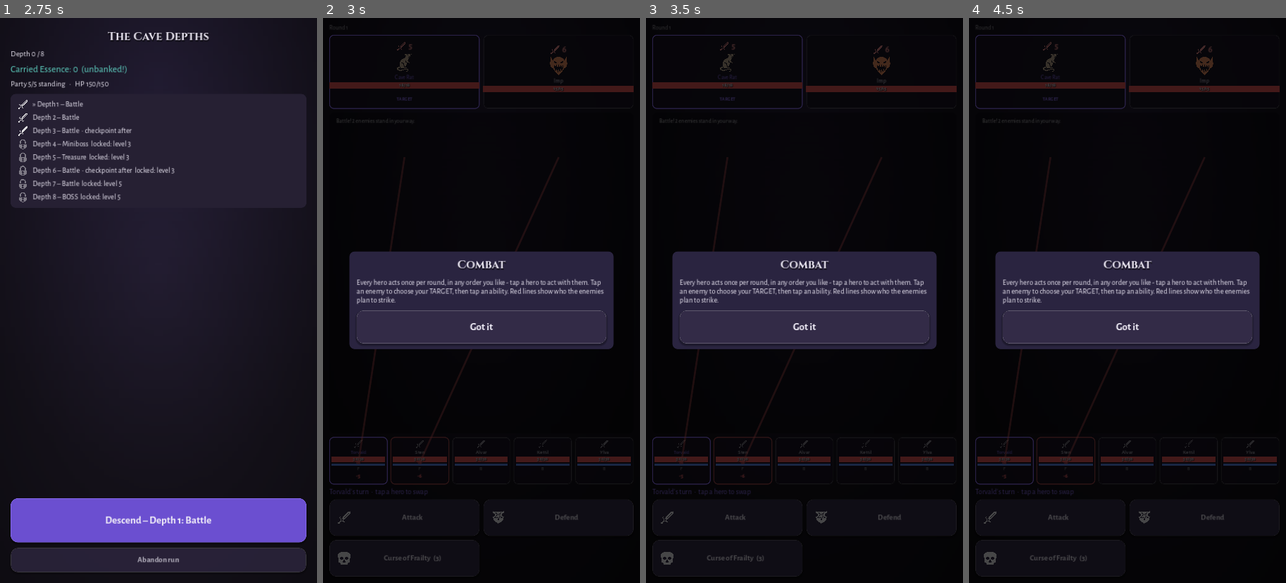
Above: before the commit, frames 1-4 (left to right).
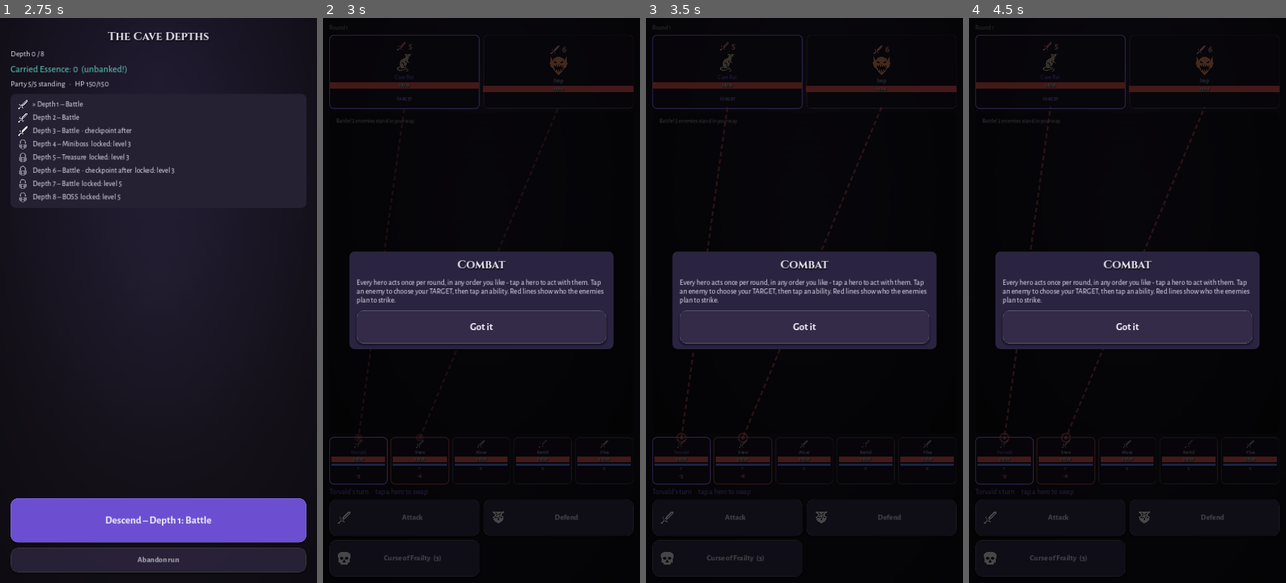
Above: after the commit, the same moments.

Repository: DrDev1337/Dreamapp
Game: Godot game, scene res://scenes/main.tscn
Two runs of this game, one before a commit and one after it. Both use one fixed random seed, a clock stepped at 60 frames per second and the inputs below.
Inputs (mouse positions are in pixels of both pictures, inside the frame that each line leads up to):
- Up to frame 1 (2.75 s): click "+ New party" at 0.5 s; click "Begin the descent" at 1.25 s; click "START RUN – The Cave Depths" at 2 s
- Up to frame 2 (3 s): click "Descend – Depth 1: Battle" at 2.75 s
- Up to frame 3 (3.5 s): no input
- Up to frame 4 (4.5 s): click (1051, 74) at 3.52 s; click (1203, 74) at 4.27 s

Frame 1 is identical in both runs. In frame 2, 0.3% of the frame differs, in the area x 10-75%, y 24-79%; in frame 3, 0.6%, in the area x 9-75%, y 15-79%; in frame 4, 0.6%.

Commit message:
Sticky enemy intents and animated threat telegraphs
Enemy intents re-rolled their target on every player action (the
mid-round replan picked a random valid hero each time), which read as
enemies randomly switching targets. Targets are now sticky: a
telegraphed attack keeps its victim unless it became invalid (downed
hero, new taunt) - only then is a new target picked.

The enemy->victim relationship is also animated now:
- Threat lines are dashed and flow toward the targeted hero, with a
  pulsing ring at the victim's card
- Enemies lunge toward the party when they take their turn

Tests cover target stickiness across actions and re-targeting when the
victim goes down.

Co-Authored-By: Claude Fable 5 <noreply@anthropic.com>
Claude-Session: https://claude.ai/code/session_019aKYy591HB2eGFWw2i1t2D

Diff:
--- a/src/core/combat.gd
+++ b/src/core/combat.gd
@@ -452,25 +452,28 @@
 
 
 ## Hjältehandlingar kan ändra läget (taunt, dödade fiender) – fiender
-## som inte agerat än den här rundan tänker om.
+## som inte agerat än den här rundan tänker om. Målet är STICKY: den
+## telegraferade intentionen byter bara mål om det blivit ogiltigt
+## (fallen hjälte, ny taunt) – annars känns intents slumpmässiga.
 func _replan_pending_intents() -> void:
 	for i in enemies.size():
 		var enemy: Dictionary = enemies[i]
 		if enemy["hp"] > 0 and not enemy.get("acted", false):
-			enemy["intent"] = _decide_action(enemy, round_number)
-
-
-func _decide_action(enemy: Dictionary, acting_round: int) -> Dictionary:
+			var current := int(enemy.get("intent", {}).get("target", -1))
+			enemy["intent"] = _decide_action(enemy, round_number, current)
+
+
+func _decide_action(enemy: Dictionary, acting_round: int, preferred := -1) -> Dictionary:
 	for status in enemy["statuses"]:
 		if status["id"] == "stun":
 			return {"kind": "stunned", "label": "Stunned", "target": -1}
-	var special := _special_action(enemy, acting_round)
+	var special := _special_action(enemy, acting_round, preferred)
 	if not special.is_empty():
 		return special
-	return _attack_intent(enemy, 1.0, "attack")
-
-
-func _special_action(enemy: Dictionary, acting_round: int) -> Dictionary:
+	return _attack_intent(enemy, 1.0, "attack", preferred)
+
+
+func _special_action(enemy: Dictionary, acting_round: int, preferred := -1) -> Dictionary:
 	match String(enemy["behavior"]):
 		"healer":
 			var wounded := _most_wounded_ally()
@@ -482,18 +485,18 @@
 				return {"kind": "guard", "label": "Guard", "target": -1}
 		"berserker":
 			if enemy["hp"] < enemy["max_hp"] * 0.5:
-				return _attack_intent(enemy, 2.0, "frenzy")
+				return _attack_intent(enemy, 2.0, "frenzy", preferred)
 		"miniboss":
 			if acting_round % 3 == 0:
-				return _attack_intent(enemy, 1.8, "heavy")
+				return _attack_intent(enemy, 1.8, "heavy", preferred)
 		"boss":
 			if int(enemy.get("phase", 1)) == 2 and acting_round % 2 == 0:
-				return _attack_intent(enemy, 0.9, "double")
+				return _attack_intent(enemy, 0.9, "double", preferred)
 	return {}
 
 
-func _attack_intent(enemy: Dictionary, mult: float, kind: String) -> Dictionary:
-	var target := _pick_hero_target(enemy)
+func _attack_intent(enemy: Dictionary, mult: float, kind: String, preferred := -1) -> Dictionary:
+	var target := _pick_hero_target(enemy, preferred)
 	if target < 0:
 		return {"kind": kind, "label": "Attack", "target": -1}
 	var est := _estimate_damage(enemy, mult, String(enemy["behavior"]) == "ranged", target)
@@ -513,7 +516,8 @@
 
 
 ## Melee når bara frontraden (om någon lever); taunt tvingar målet.
-func _pick_hero_target(enemy: Dictionary) -> int:
+## preferred = nuvarande telegraferat mål – behålls om det är giltigt.
+func _pick_hero_target(enemy: Dictionary, preferred := -1) -> int:
 	for status in enemy["statuses"]:
 		if status["id"] == "taunt":
 			var idx := int(status.get("hero_index", -1))
@@ -522,11 +526,14 @@
 	var alive := living_heroes()
 	if alive.is_empty():
 		return -1
+	var candidates := alive
 	if String(enemy["behavior"]) in MELEE_BEHAVIORS:
 		var front: Array = alive.filter(func(i): return String(heroes[i]["row"]) == "front")
 		if not front.is_empty():
-			return front[rng.randi_range(0, front.size() - 1)]
-	return alive[rng.randi_range(0, alive.size() - 1)]
+			candidates = front
+	if preferred in candidates:
+		return preferred
+	return candidates[rng.randi_range(0, candidates.size() - 1)]
 
 
 func _estimate_damage(enemy: Dictionary, mult: float, ignore_half_armor: bool, target: int) -> int:
--- a/src/ui/combat_screen.gd
+++ b/src/ui/combat_screen.gd
@@ -30,11 +30,22 @@
 
 ## Ritar hotlinjer från varje fiende till hjälten den siktar på
 ## (Slice & Dice-mönstret: koppla hot visuellt, inte i text).
+## Animerad: strecken flödar mot målet och ringen vid offret pulserar.
 class ThreatOverlay:
 	extends Control
+	const DASH := 9.0
+	const GAP := 8.0
 	var pairs: Array = []  # [{"from": Control, "to": Control}]
+	var _phase := 0.0
+
+	func _process(delta: float) -> void:
+		if pairs.is_empty():
+			return
+		_phase = fmod(_phase + delta * 26.0, DASH + GAP)
+		queue_redraw()
 
 	func _draw() -> void:
+		var pulse := 0.5 + 0.5 * sin(Time.get_ticks_msec() * 0.006)
 		for pair in pairs:
 			var from: Control = pair["from"]
 			var to: Control = pair["to"]
@@ -44,9 +55,24 @@
 				from.global_position + Vector2(from.size.x * 0.5, from.size.y - 4) - global_position
 			)
 			var stop: Vector2 = to.global_position + Vector2(to.size.x * 0.5, 2) - global_position
-			var color := Color(0.95, 0.4, 0.4, 0.4)
-			draw_line(start, stop, color, 3.0, true)
-			draw_circle(stop, 5.0, color)
+			var direction := stop - start
+			var length := direction.length()
+			if length < 1.0:
+				continue
+			direction /= length
+			var color := Color(0.95, 0.4, 0.4, 0.35 + 0.2 * pulse)
+			# Flödande streck som "vandrar" mot hjälten som ska träffas.
+			var offset := _phase - (DASH + GAP)
+			while offset < length:
+				var seg_start := maxf(offset, 0.0)
+				var seg_end := clampf(offset + DASH, 0.0, length)
+				if seg_end > seg_start:
+					draw_line(
+						start + direction * seg_start, start + direction * seg_end, color, 3.0, true
+					)
+				offset += DASH + GAP
+			draw_circle(stop, 4.0, color)
+			draw_arc(stop, 7.0 + 3.0 * pulse, 0, TAU, 20, color, 2.0, true)
 
 
 func build() -> void:
@@ -462,9 +488,16 @@
 func _use_ability(ability_id: String) -> void:
 	var hero_hp_before: Array = engine.heroes.map(func(h): return int(h["hp"]))
 	var enemy_hp_before: Array = engine.enemies.map(func(e): return int(e["hp"]))
+	var enemy_acted_before: Array = engine.enemies.map(func(e): return e.get("acted", false))
 	if not engine.player_action(ability_id, selected_target):
 		return
 	Game.save_game()  # autosave efter varje handling (US-11.2)
+
+	# Fiender som tog sin tur gör ett utfall mot hjältarna.
+	for i in engine.enemies.size():
+		var took_turn: bool = not enemy_acted_before[i] and engine.enemies[i].get("acted", false)
+		if took_turn and int(engine.enemies[i]["hp"]) > 0:
+			_lunge(enemy_widgets[i]["button"])
 
 	# Juice: skadesiffror, skak och blixt utifrån vad som faktiskt hände.
 	for i in engine.enemies.size():
@@ -512,6 +545,14 @@
 	tween.tween_property(label, "position:y", label.position.y - 60, 0.8).set_ease(Tween.EASE_OUT)
 	tween.tween_property(label, "modulate:a", 0.0, 0.8).set_ease(Tween.EASE_IN)
 	tween.chain().tween_callback(label.queue_free)
+
+
+## Utfall: fienden kastar sig nedåt mot hjältarna och studsar tillbaka.
+func _lunge(node: Control) -> void:
+	var origin := node.position
+	var tween := create_tween()
+	tween.tween_property(node, "position:y", origin.y + 16, 0.09).set_ease(Tween.EASE_OUT)
+	tween.tween_property(node, "position:y", origin.y, 0.18).set_ease(Tween.EASE_IN)
 
 
 func _shake(node: Control) -> void:
--- a/tests/run_tests.gd
+++ b/tests/run_tests.gd
@@ -246,6 +246,23 @@
 	var exp_second_hit := exp_hp - int(exp_engine.enemies[0]["hp"])
 	check(exp_second_hit > base_second_hit, "exponerade mål tar mer skada (+35%)")
 
+	# Sticky intents: fienden byter inte mål bara för att spelaren agerar –
+	# bara när målet blivit ogiltigt (fallen hjälte, ny taunt).
+	var sticky_engine := CombatEngine.new()
+	sticky_engine.setup(_make_party_combat(), [Enemies.spawn("stone_golem", 1)], 13)
+	sticky_engine.advance_until_player_turn()
+	var first_target := int(sticky_engine.enemies[0]["intent"]["target"])
+	for i in 3:
+		sticky_engine.player_action("basic_attack", -1)
+		check(
+			int(sticky_engine.enemies[0]["intent"]["target"]) == first_target,
+			"intent-målet ligger fast under rundan (handling %d)" % (i + 1)
+		)
+	sticky_engine.heroes[first_target]["hp"] = 0
+	sticky_engine.player_action("basic_attack", -1)
+	var new_target := int(sticky_engine.enemies[0]["intent"]["target"])
+	check(new_target != first_target and new_target >= 0, "fallet mål ger nytt giltigt mål")
+
 	# Weakened (Curse/Cutting Words): fienden slår -30% och intenten visar det.
 	var weak_engine := CombatEngine.new()
 	weak_engine.setup(_make_party_combat(), [Enemies.spawn("stone_golem", 1)], 14)
